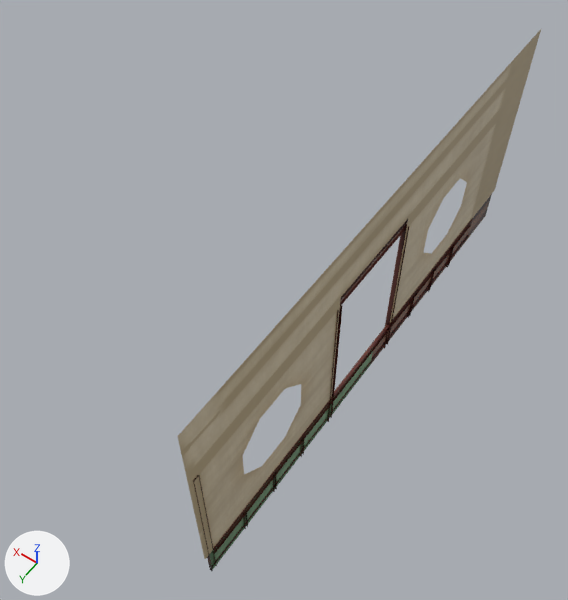
Two versions of the FBX model Assets/04.Graphics/Environment/BoardGameRoom/12.TraditionalKoreanHouse/Models/Baked/TraditionalKoreanHouse_WallC.fbx, one commit apart.
Camera for both pictures: a 50 mm camera at (-4.65, 3.72, 7.8) aimed at (-1.7, -0.41, 1.31). Lighting does not change. The marker at lower left points along +X, +Y and +Z. The first picture is the older version. Where no turn or scale is listed for an object, it has been applied to the vertices.

The older version as bpy lines, for what is in view:
```python
me_mesh = bpy.data.meshes.new('Mesh')
me_mesh.from_pydata(...)  # 319 vertices, 206 faces; spans x -0.05..0.05, y -3.05..3.05, z -1.44..1.44
me_mesh.materials.append(mat_traditionalkoreanhouse_wallc_mt)  # picture img_traditionalkoreanhouse_wallc_albedo_png
ob_traditionalkoreanhouse_wallc = bpy.data.objects.new('TraditionalKoreanHouse_WallC', me_mesh)
ob_traditionalkoreanhouse_wallc.location = (-2.47, -1.05, 1.42)
```
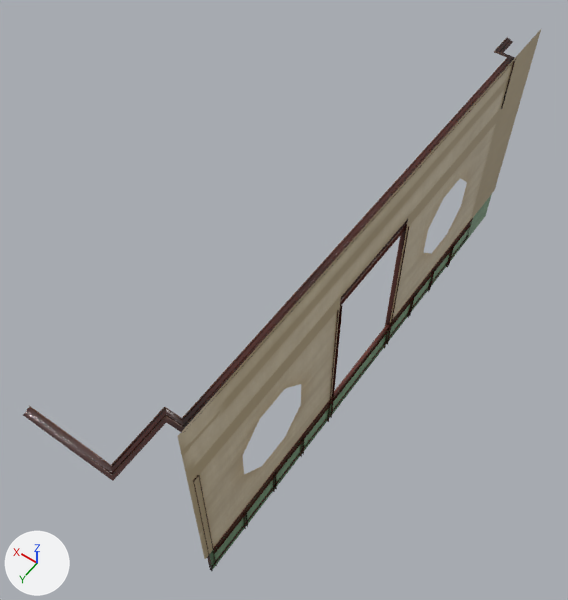
Where the newer file only moved an object's origin or applied its transform, the numbers keep the older frame.

The edits, one by one:
me_mesh is used by ob_traditionalkoreanhouse_wallc; location (-2.47, -1.05, 1.42).
Verts and faces of me_mesh; kept vertices keep their numbers, new ones are numbered from 319.
me_mesh had 319 vertices, 206 faces and spanned x -0.05..0.05, y -3.05..3.05, z -1.44..1.44.
me_mesh now has 481 vertices, 345 faces and spans x -0.05..1.0, y -3.05..3.56, z -1.44..1.44.
me_mesh part 1: a new loose piece of 154 vertices spanning x -0.03..1.0, y -2.7..3.56, z 1.4..1.44, in mat_traditionalkoreanhouse_wallc_mt (picture img_traditionalkoreanhouse_wallc_albedo_png).
Part 2, on me_mesh:
New vertex 319 is at (-0.04, -2.37, 0.79), pixel (502, 109).
New vertex 320 is at (-0.01, -2.44, 0.79).
New vertex 321 is at (-0.01, -2.38, 0.79).
New vertex 322 is at (-0.01, -2.37, 0.79), pixel (499, 108).
New vertices 323 to 326 stand at vertices 319 to 322, in that order, plus (0.0, 0.0, 0.62).
New faces: (319, 323, 326, 322), (320, 321, 325, 324), (321, 322, 326, 325).
me_mesh part 3: 1 kept faces spanning x -0.02, y -3.0..0.0, z -1.44..-0.99 get new texture (UV) coordinates.

Location of each change, [x1, y1, x2, y2] in pixels of the pictures (568 x 600 px):
'TraditionalKoreanHouse_WallC', reshaped (43% wider)
    before: [178, 29, 541, 572]
    after: [23, 29, 541, 572]
part 1 of me_mesh, added
    after: [23, 38, 517, 481]
part 2 of me_mesh, added
    after: [501, 57, 515, 109]
part 3 of me_mesh, surface changed
    both: [371, 194, 492, 363]
